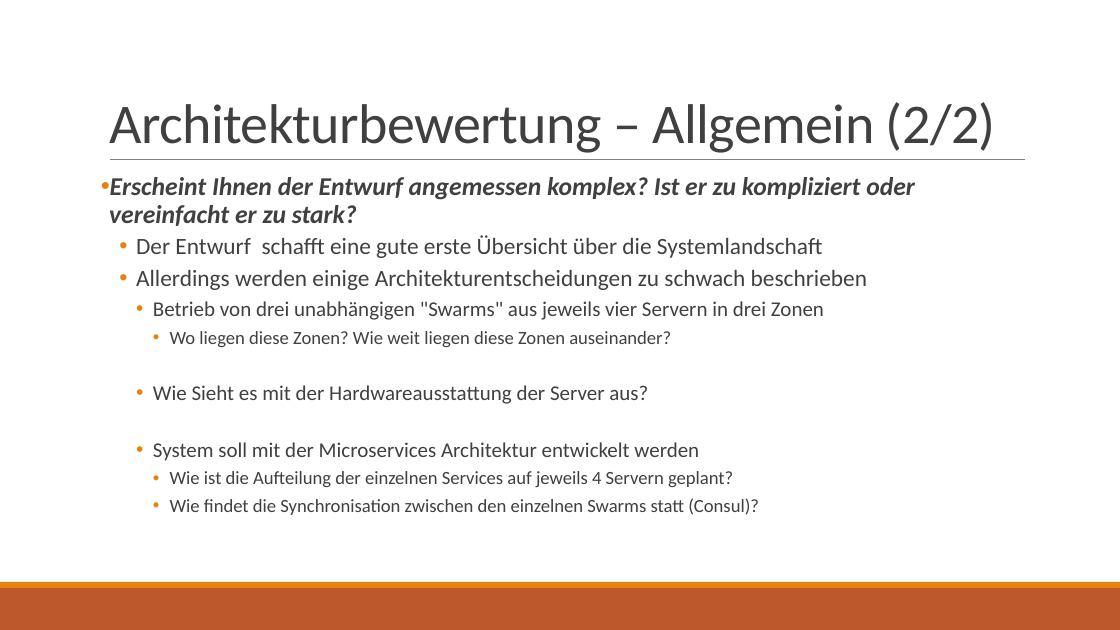
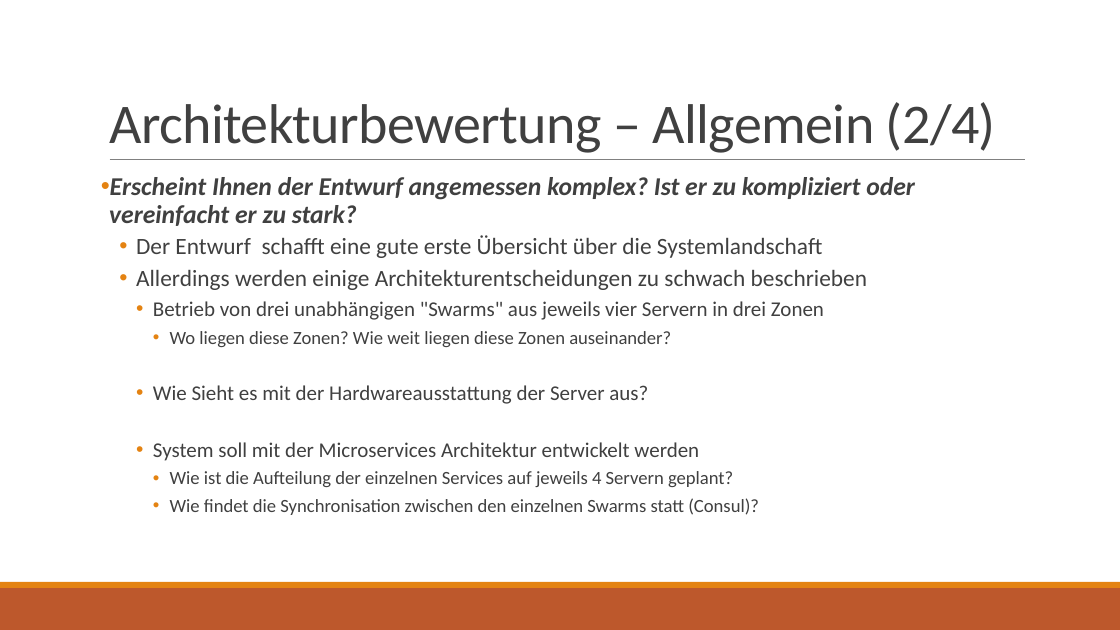
Before and after one commit to jnk111/AI_Praktikum, a slide deck: slide 10 of Aufgaben/P4/Loesung/Wochenplansoftware - Architekturbewertung.pptx. Drawn at 1120x630 pixels with LibreOffice and Linux fonts; fonts in the diff are those of the drawing. Boxes give left, top, right and bottom in pixels: in the first picture for what was removed or moved away, otherwise in the second. Text is boxed around its words. In the diff, an @@ line names an element or a change of style, - is before the commit and + after.

```diff
--- a/Aufgaben/P4/Loesung/Wochenplansoftware - Architekturbewertung.pptx
+++ b/Aufgaben/P4/Loesung/Wochenplansoftware - Architekturbewertung.pptx
@@ title at [109, 102, 996, 153]: text changed @@
-Architekturbewertung – Allgemein (2/2)
+Architekturbewertung – Allgemein (2/4)
```
Also in this commit, not shown: 5 other slides changed, 1 other file.
